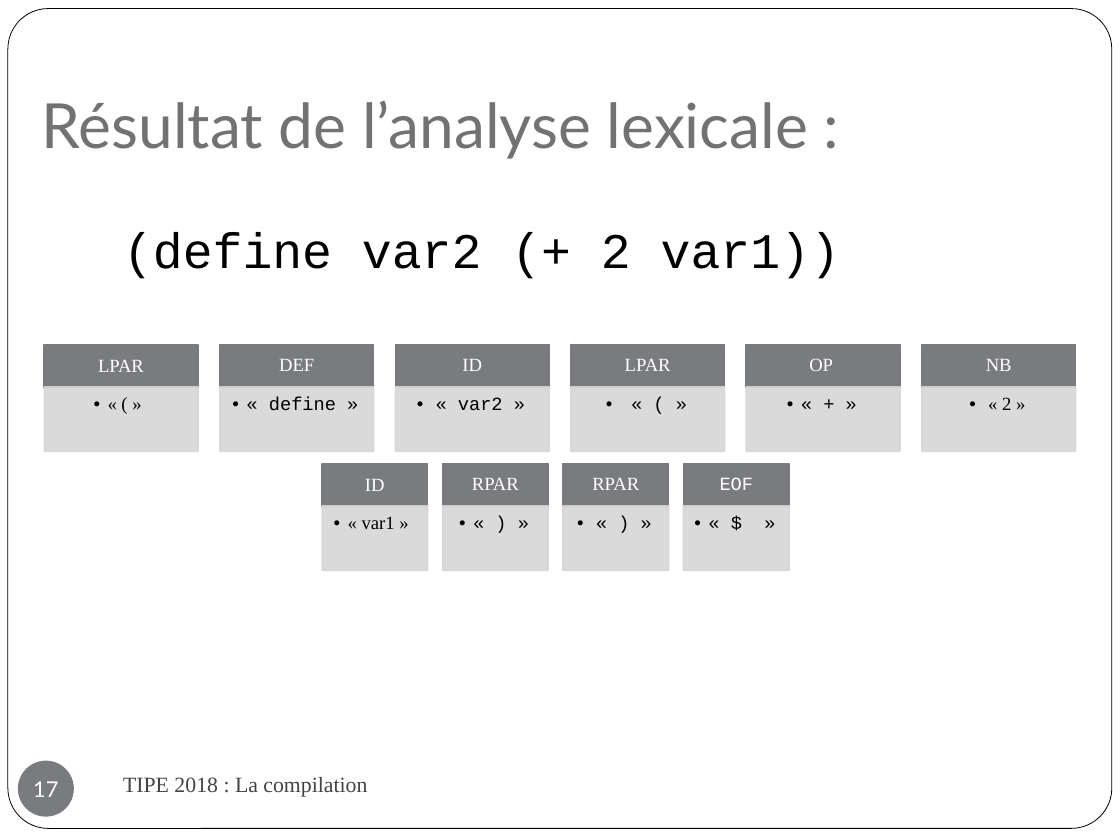
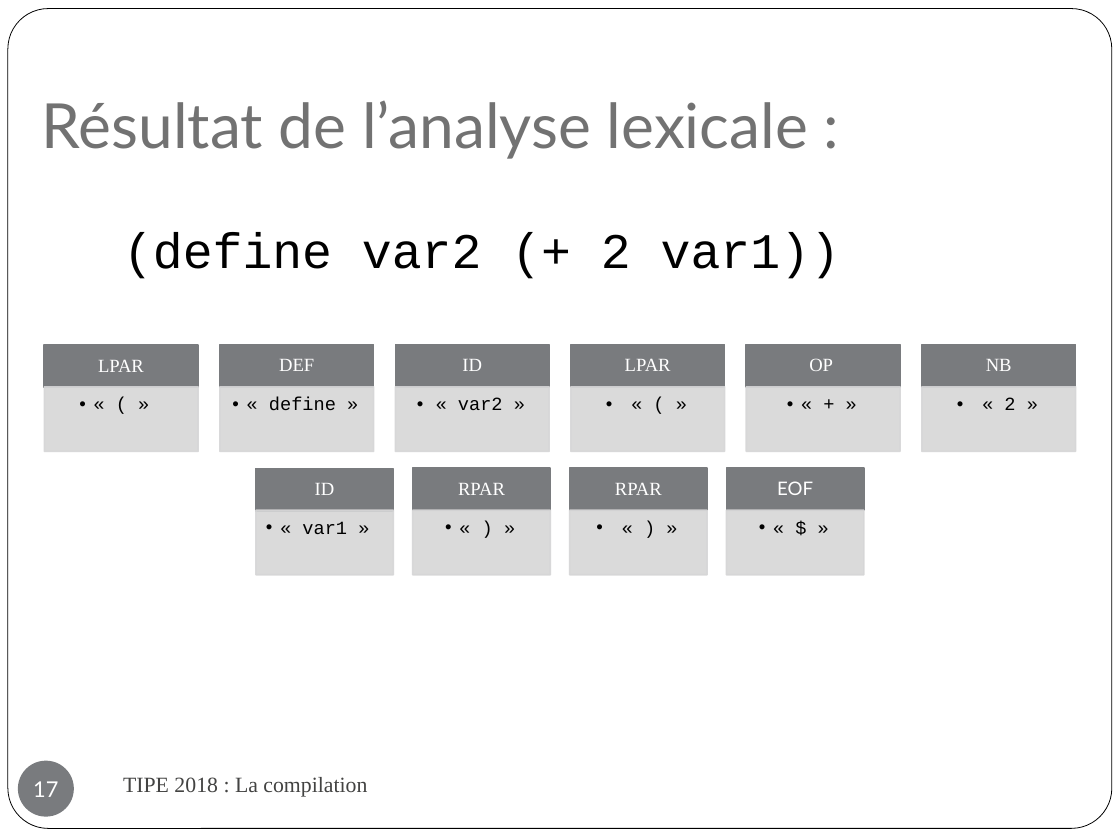
Before and after one commit to kingui68/Projets-personels, a slide deck: slide 17 of TIPE_Guillaume.pptx. Drawn at 1120x840 pixels with LibreOffice and Linux fonts; fonts in the diff are those of the drawing. Boxes give left, top, right and bottom in pixels: in the first picture for what was removed or moved away, otherwise in the second. Text is boxed around its words. In the diff, an @@ line names an element or a change of style, - is before the commit and + after.

```diff
--- a/TIPE_Guillaume.pptx
+++ b/TIPE_Guillaume.pptx
@@ font Times New Roman to Courier New in 3 elements at bbox=[1004, 397, 1015, 410], bbox=[302, 521, 347, 534], bbox=[45, 386, 198, 451] @@
@@ text "ID": place and size @@
-text "ID" at bbox=[365, 479, 385, 491]
+text "ID" at bbox=[315, 483, 335, 495]
@@ rectangle: place and size @@
-rectangle at bbox=[321, 464, 427, 506]
+rectangle at bbox=[255, 468, 393, 511]
@@ text "RPAR": place and size @@
-text "RPAR" at bbox=[472, 477, 519, 490]
+text "RPAR" at bbox=[458, 482, 505, 495]
@@ rectangle: place and size @@
-rectangle at bbox=[442, 464, 548, 506]
+rectangle at bbox=[413, 468, 551, 511]
@@ text "RPAR": place and size @@
-text "RPAR" at bbox=[592, 477, 639, 490]
+text "RPAR" at bbox=[615, 482, 662, 495]
@@ rectangle: place and size @@
-rectangle at bbox=[563, 464, 669, 506]
+rectangle at bbox=[570, 468, 708, 511]
@@ text "EOF": place and size @@
-text "EOF" at bbox=[720, 477, 754, 490]
+text "EOF" at bbox=[777, 481, 813, 495]
@@ text "EOF" at bbox=[777, 481, 813, 495]: font Courier New to Lato @@
@@ rectangle: place and size @@
-rectangle at bbox=[683, 464, 788, 506]
+rectangle at bbox=[727, 468, 865, 511]
@@ text "« var1 »": place and size @@
-text "« var1 »" at bbox=[362, 516, 395, 529]
+text "« var1 »" at bbox=[302, 521, 347, 534]
@@ rectangle: place and size @@
-rectangle at bbox=[323, 506, 428, 571]
+rectangle at bbox=[256, 511, 394, 576]
@@ rectangle: place and size @@
-rectangle at bbox=[442, 506, 548, 571]
+rectangle at bbox=[413, 511, 551, 576]
@@ text "« ) »" rewrapped from bbox=[442, 506, 548, 571] to bbox=[413, 511, 551, 576] @@
@@ rectangle: place and size @@
-rectangle at bbox=[563, 506, 669, 571]
+rectangle at bbox=[570, 511, 708, 576]
@@ text "« ) »" rewrapped from bbox=[563, 506, 669, 571] to bbox=[570, 511, 708, 576] @@
@@ rectangle: place and size @@
-rectangle at bbox=[683, 506, 788, 571]
+rectangle at bbox=[727, 511, 865, 576]
@@ text "« $ »" rewrapped from bbox=[683, 506, 788, 571] to bbox=[727, 511, 865, 576] @@
```
Also in this commit, not shown: 4 other slides changed, 1 other file.
